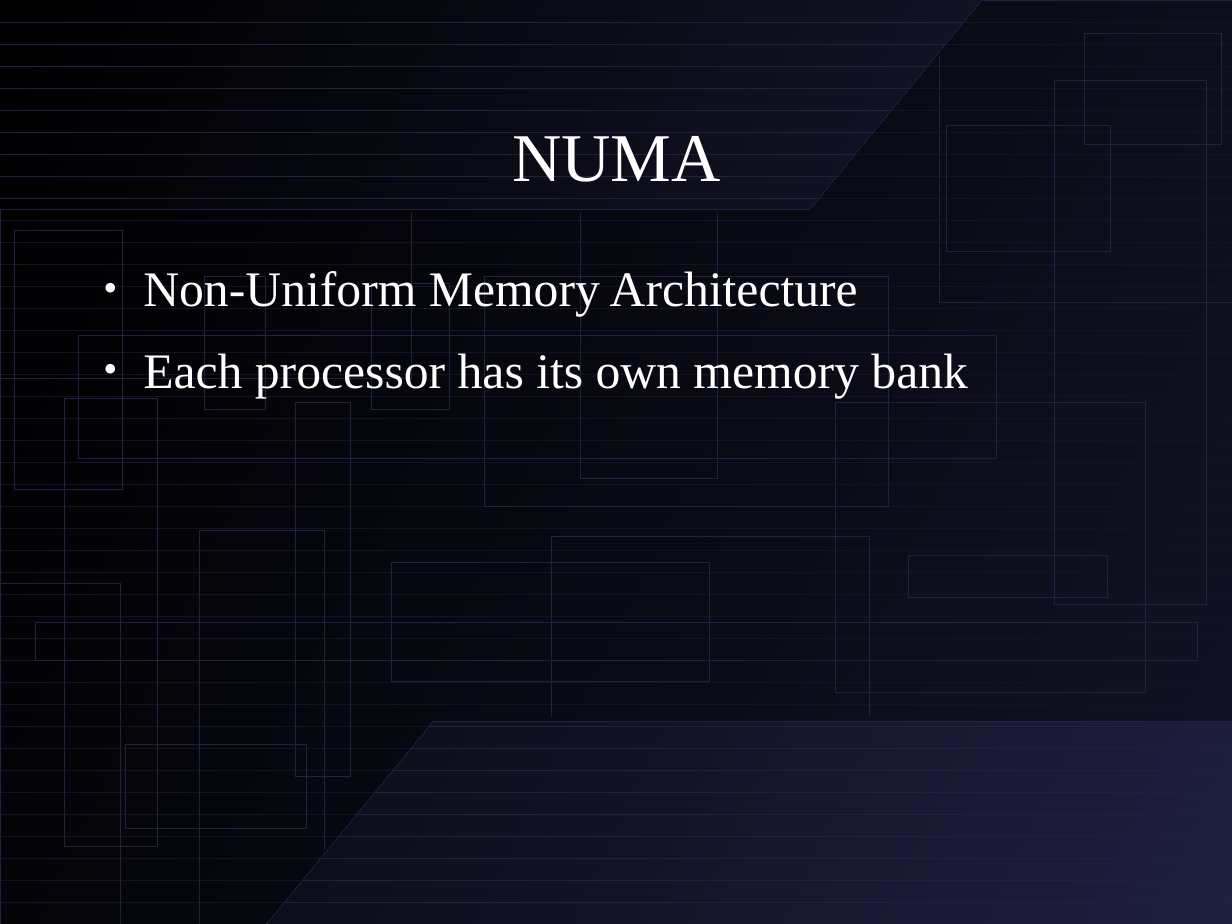
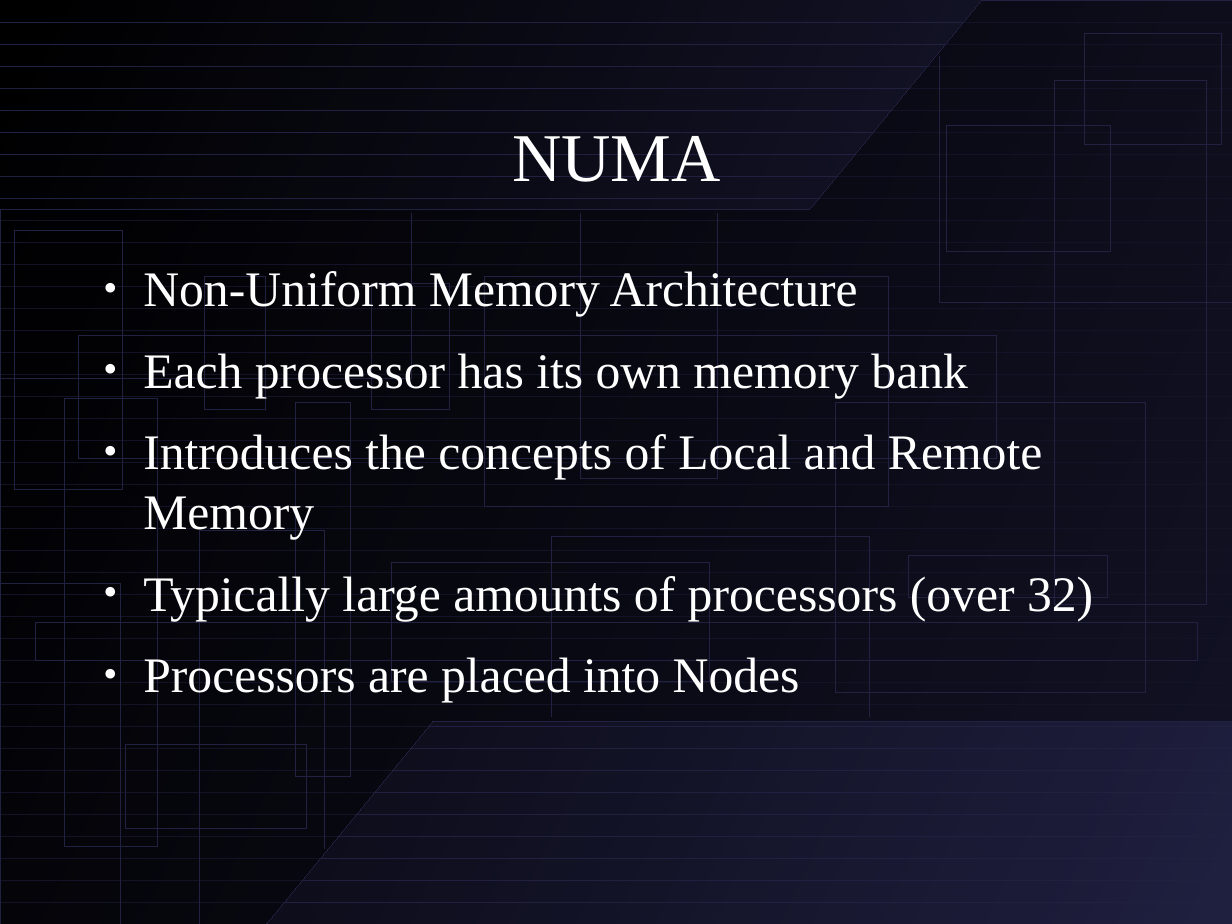
Before and after one commit to sumdog/assignments, a slide deck: slide 6 of cpsc-533/presentation.odp (slide 3 before the commit). Drawn at 1232x924 pixels with LibreOffice and Linux fonts; fonts in the diff are those of the drawing. Boxes give left, top, right and bottom in pixels: in the first picture for what was removed or moved away, otherwise in the second. Text is boxed around its words. In the diff, an @@ line names an element or a change of style, - is before the commit and + after.

```diff
--- a/cpsc-533/presentation.odp
+++ b/cpsc-533/presentation.odp
@@ text at bbox=[143, 431, 1093, 702]: paragraphs added @@
+● Introduces the concepts of Local and Remote Memory
+● Typically large amounts of processors (over 32)
+● Processors are placed into Nodes
```
Also in this commit, not shown: 1 other slide changed, 5 slides added, 3 other files.
